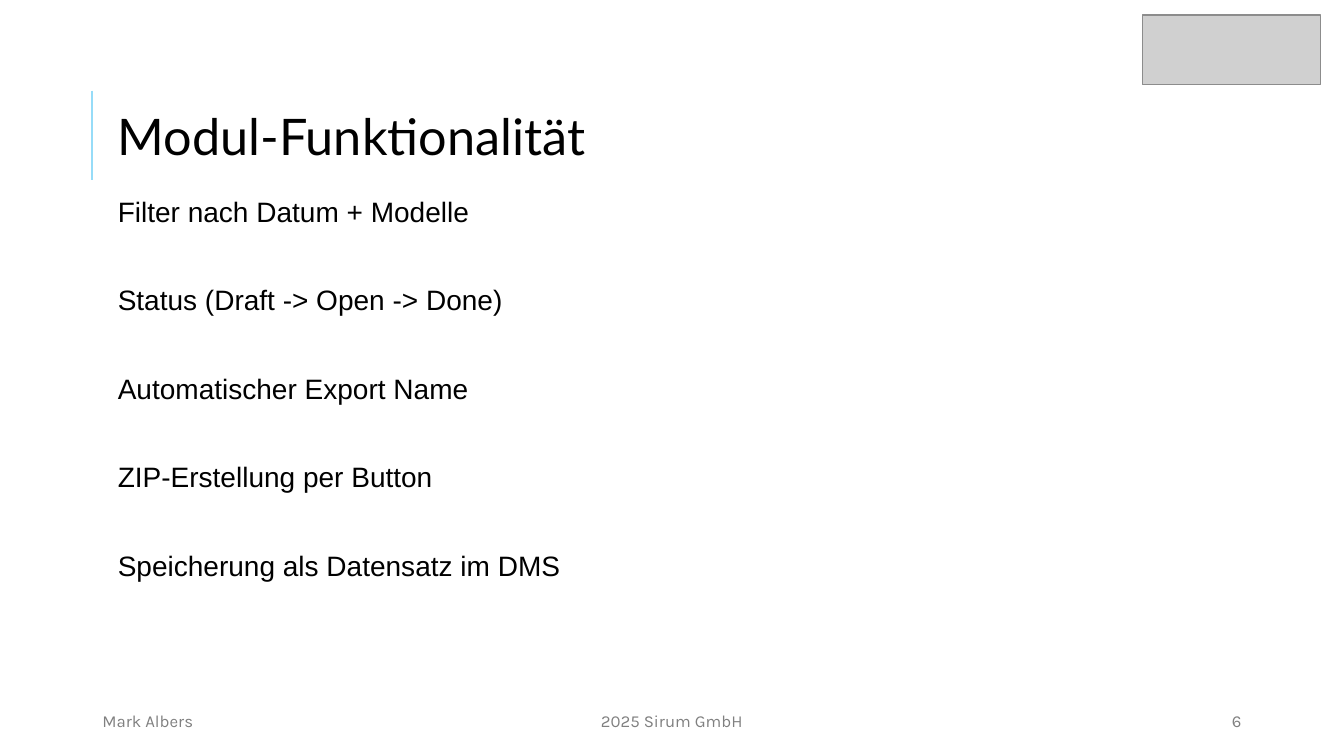
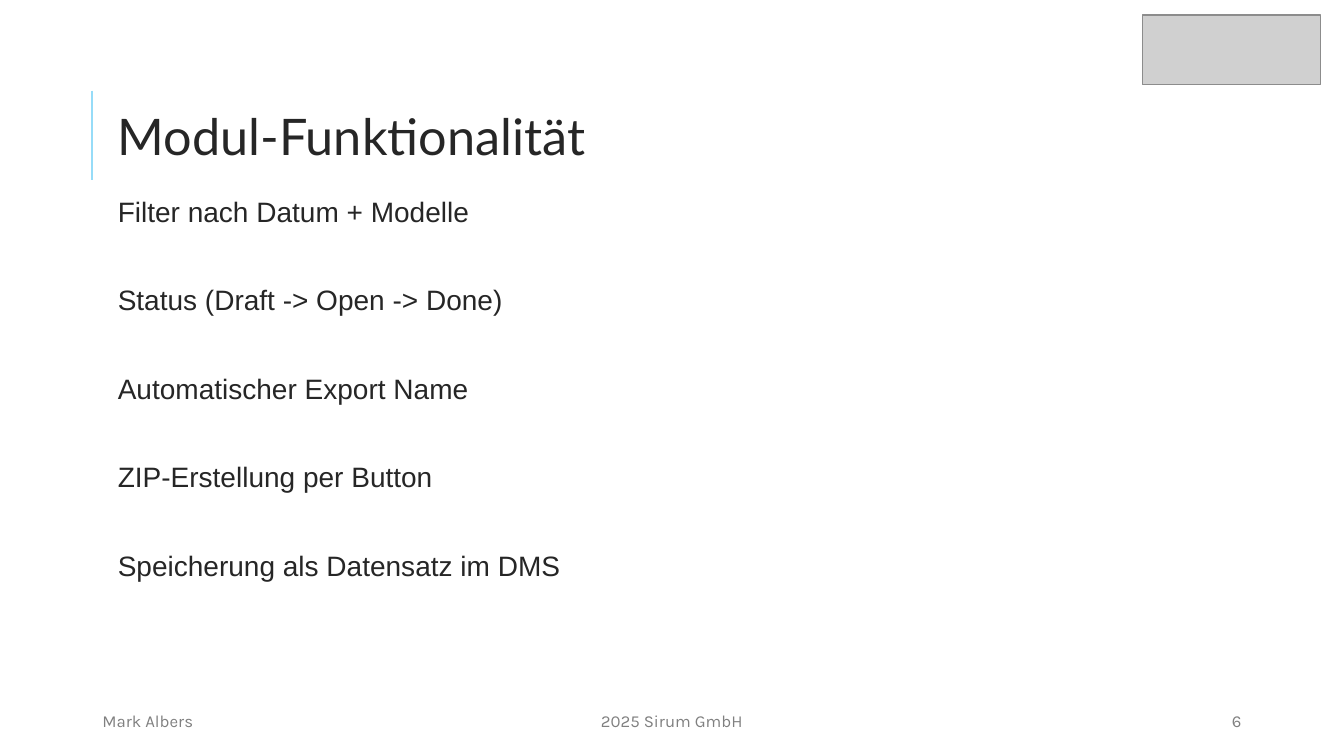
Before and after one commit to mork02/IHK-Projekt, a slide deck: slide 6 of Präsentation/Entwicklung eines Odoo-Moduls zur ZIP-komprimierten Dateiverwaltung im Dokumentenmanagementsystem.pptx. Drawn at 1344x756 pixels with LibreOffice and Linux fonts; fonts in the diff are those of the drawing; grey boxes stand for pictures. Boxes give left, top, right and bottom in pixels: in the first picture for what was removed or moved away, otherwise in the second. Text is boxed around its words. In the diff, an @@ line names an element or a change of style, - is before the commit and + after.

```diff
--- a/Präsentation/Entwicklung eines Odoo-Moduls zur ZIP-komprimierten Dateiverwaltung im Dokumentenmanagementsystem.pptx
+++ b/Präsentation/Entwicklung eines Odoo-Moduls zur ZIP-komprimierten Dateiverwaltung im Dokumentenmanagementsystem.pptx
@@ title "Modul-Funktionalität" at (118,118,585,156): text colour #000000 to #262626 @@
@@ text "Filter nach Datum + Modelle" at (118,201,560,581): text colour #000000 to #262626 @@
```
Also in this commit, not shown: 13 other slides changed, 1 slide added.
